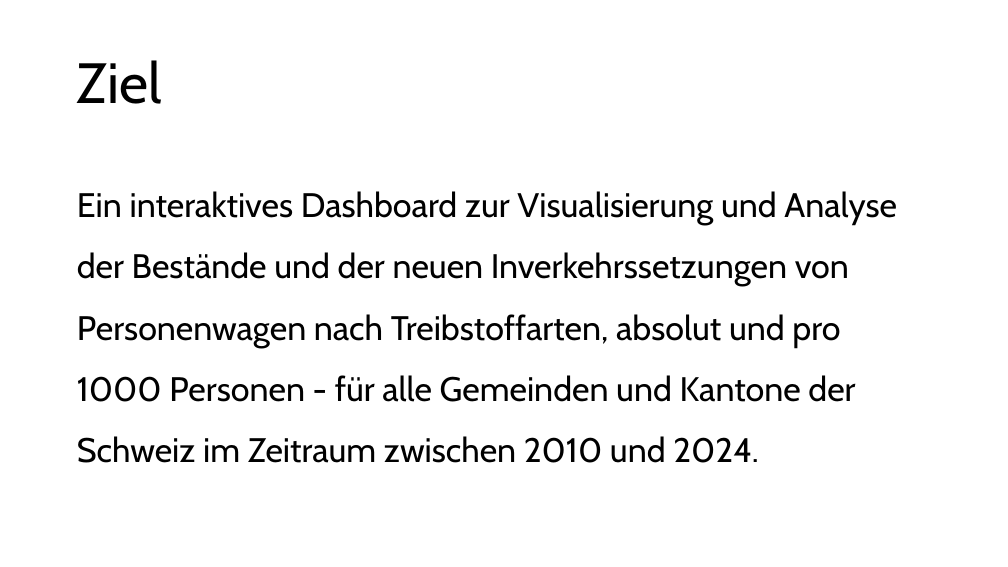
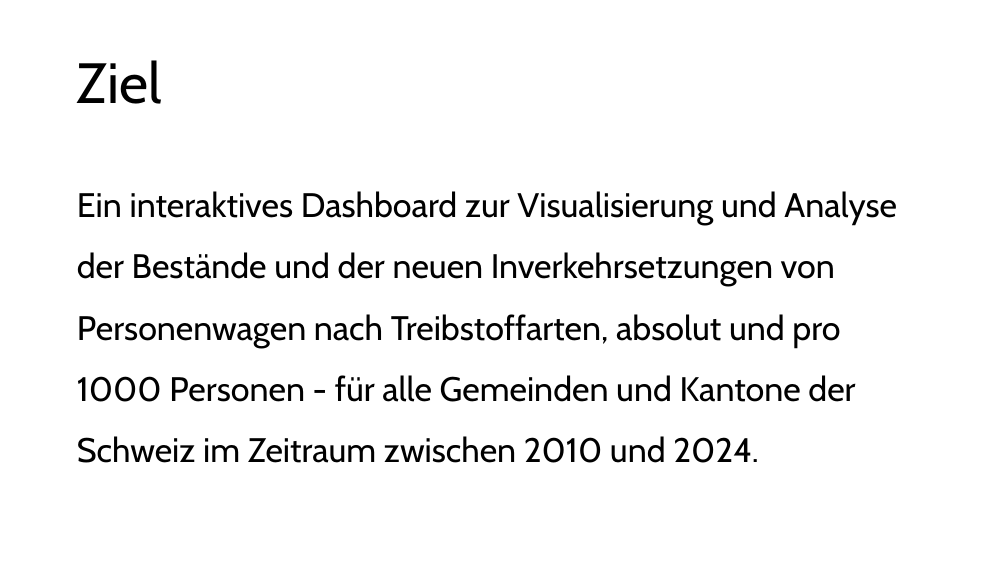
Before and after one commit to rawi-FHGR/PW-Dashboard, a slide deck: slide 2 of presentation.pptx. Drawn at 1008x567 pixels with LibreOffice and Linux fonts; fonts in the diff are those of the drawing. Boxes give left, top, right and bottom in pixels: in the first picture for what was removed or moved away, otherwise in the second. Text is boxed around its words. In the diff, an @@ line names an element or a change of style, - is before the commit and + after.

```diff
--- a/presentation.pptx
+++ b/presentation.pptx
@@ text at (77,191,897,463): text changed @@
-Ein interaktives Dashboard zur Visualisierung und Analyse der Bestände und der neuen Inverkehrssetzungen von Personenwagen nach Treibstoffarten, absolut und pro 1000 Personen - für alle Gemeinden und Kantone der Schweiz im Zeitraum zwischen 2010 und 2024.
+Ein interaktives Dashboard zur Visualisierung und Analyse der Bestände und der neuen Inverkehrsetzungen von Personenwagen nach Treibstoffarten, absolut und pro 1000 Personen - für alle Gemeinden und Kantone der Schweiz im Zeitraum zwischen 2010 und 2024.
```
Also in this commit, not shown: 1 slide added, 1 other file.
